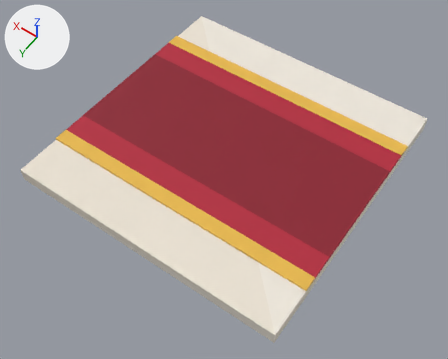
Renders of the glTF model foxspy/models/kit-paris-floor-2.glb from each side of a commit.
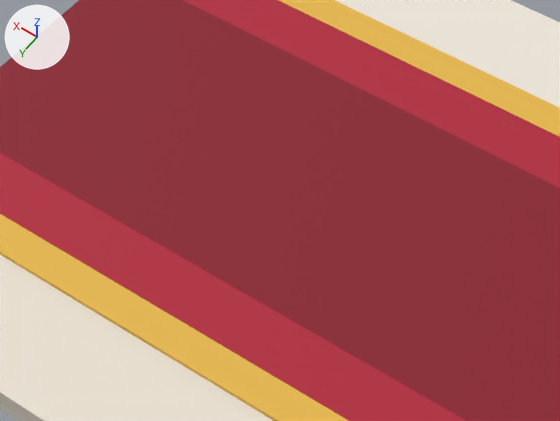
Each version appears first whole from a 50 mm lens placed at (-1.6, 2.32, 3.2), pointed at (-0.06, 0.17, -0.18), and next in a close-up on the part from 24% to 75% of the width and 19% to 66% of the height. Lighting does not change. The marker at upper left points along +X, +Y and +Z. The older version's two pictures come first. Vertices at exactly the same position are counted once.

Objects in the first close-up: 'kit-paris-floor-2'.
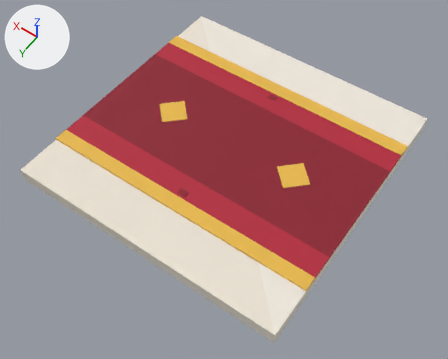
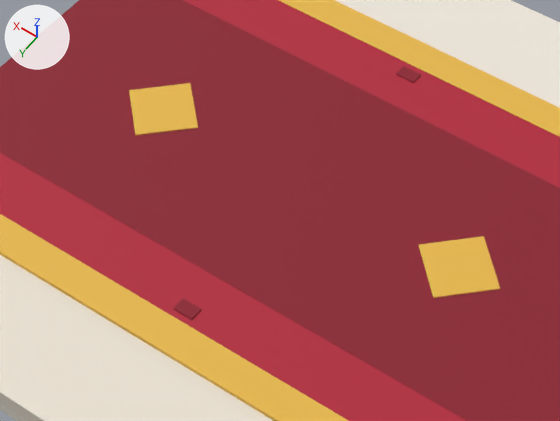
Where the change shows, as pixel boxes (x1, y1, x2, y2) in the close-ups (560 x 421 px):
```json
{"part": 1, "of": "me_kit_paris_floor_2", "change": "added", "after": [418, 236, 500, 298], "on screen": "orange"}
{"part": 2, "of": "me_kit_paris_floor_2", "change": "added", "after": [129, 83, 198, 135], "on screen": "orange"}
{"part": 3, "of": "me_kit_paris_floor_2", "change": "added", "after": [396, 66, 421, 83]}
{"part": 4, "of": "me_kit_paris_floor_2", "change": "added", "after": [174, 299, 201, 320]}
```

The change, as JSON lines over the scene's bpy script:
```json
{"block": "me_kit_paris_floor_2", "where": "# used by ob_kit_paris_floor_2; location = (0.0, 0.0, 0.0)"}
{"op": "remove", "block": "me_kit_paris_floor_2", "code": "me_kit_paris_floor_2.from_pydata(...)  # 40 vertices, 60 faces; spans x -1.0..1.0, y -1.0..1.0, z -0.1..0.01"}
{"op": "add", "block": "me_kit_paris_floor_2", "code": "me_kit_paris_floor_2.from_pydata(...)  # 72 vertices, 108 faces; spans x -1.0..1.0, y -1.0..1.0, z -0.1..0.02"}
{"block": "me_kit_paris_floor_2", "change": "me_kit_paris_floor_2 part 1: the loose piece of 8 vertices spanning x -1.0..1.0, y -1.0..1.0, z -0.1..0.0 is copied, and the copy is turned 45 degrees about the z axis through its middle and scaled by 0.0899, then moved by (-0.5, 0.0, 0.06); it spans x -0.63..-0.37, y -0.13..0.13, z 0.01..0.02"}
{"block": "me_kit_paris_floor_2", "change": "me_kit_paris_floor_2 part 2: the loose piece of 8 vertices spanning x -1.0..1.0, y -1.0..1.0, z -0.1..0.0 is copied, and the copy is turned 45 degrees about the z axis through its middle and scaled by 0.0899, then moved by (0.5, 0.0, 0.06); it spans x 0.37..0.63, y -0.13..0.13, z 0.01..0.02"}
{"block": "me_kit_paris_floor_2", "change": "me_kit_paris_floor_2 part 3: a new loose piece, a box spanning x -0.03..0.03, y -0.55..-0.51, z 0.012..0.016, in mat_main"}
{"block": "me_kit_paris_floor_2", "change": "me_kit_paris_floor_2 part 4: a new loose piece, a box spanning x -0.03..0.03, y 0.51..0.55, z 0.012..0.016, in mat_main"}
```
